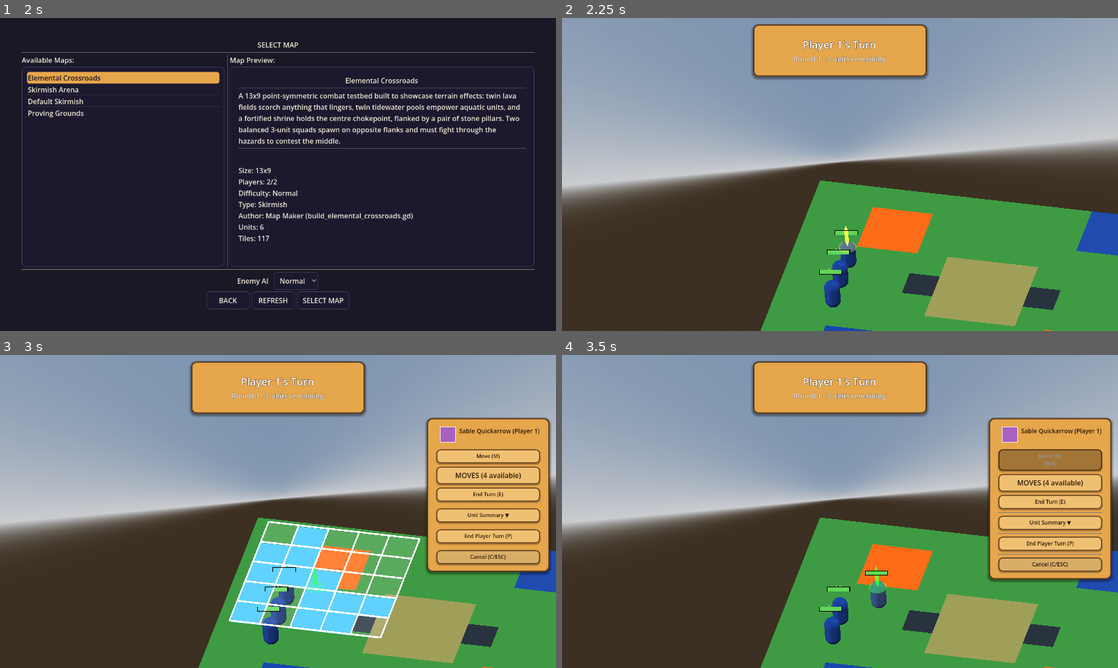
Above: before the commit, frames 1-4 (two rows, left to right).
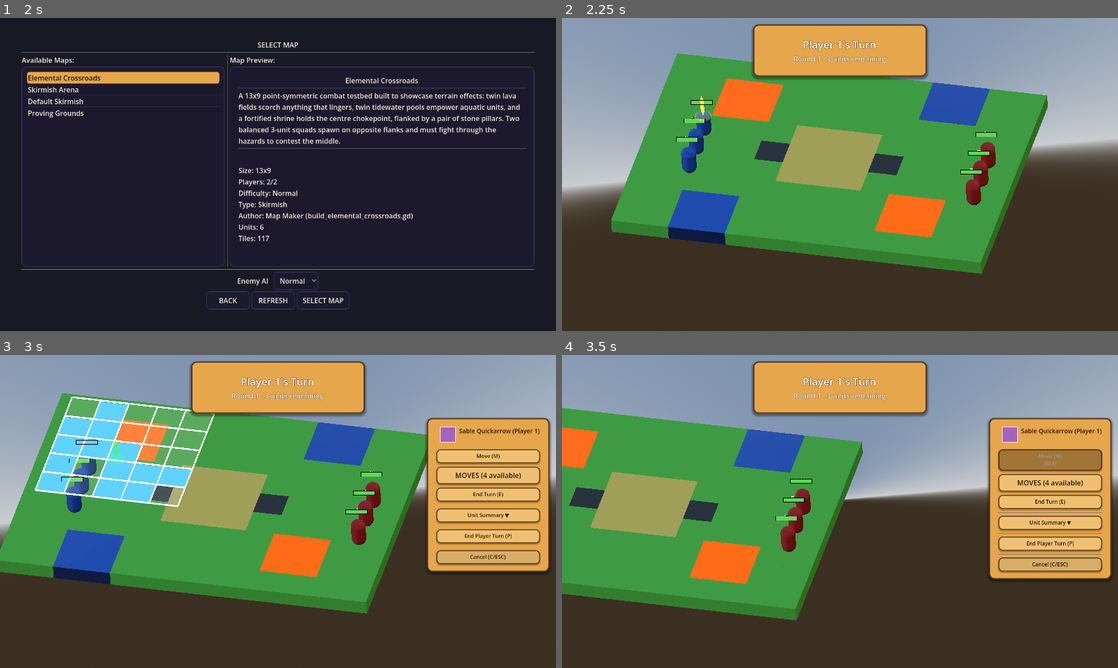
Above: after the commit, the same moments.

Repository: K-ennethA/Conquest
Game: Godot game, scene res://menus/MainMenu.tscn
Two runs of this game, one before a commit and one after it. Both use one fixed random seed, a clock stepped at 60 frames per second and the inputs below.
Inputs (mouse positions are in pixels of both pictures, inside the frame that each line leads up to):
- Up to frame 1 (2 s): click "Single Player" at 0.5 s; click "Traditional Turn System" at 1.25 s
- Up to frame 2 (2.25 s): click "SELECT MAP" at 2 s
- Up to frame 3 (3 s): tap Enter (ui_accept) at 2.75 s; move the mouse to (400, 495) at 2.77 s; hold Right (ui_right) from 2.78 s (still down); tap L at 2.85 s; click (400, 495) at 2.92 s
- Up to frame 4 (3.5 s): keep holding Right (ui_right); tap Enter (ui_accept) at 3.02 s; tap U at 3.05 s

Frame 1 is identical in both runs. In frame 2, 52% of the frame differs, in the area x 8-100%, y 11-100%; in frame 3, 56%, in the area x 0-100%, y 12-100%; in frame 4, 50%.

Commit message:
Camera control: RTS/FE-style pan, zoom, and fit-to-map
GameWorld's Camera3D was a fixed orthographic view (size 20) with no way to see or
navigate a larger board. New CameraController.gd (attached to the Camera3D, tilt and
projection untouched) adds:
- PAN across the ground (XZ) plane: WASD + arrow keys (smooth, delta-scaled, speed
  scaled by zoom), middle-mouse grab-drag, and optional screen-edge scroll (off by
  default). No rotation -- translates along the camera's ground-flattened axes.
- ZOOM: mouse wheel adjusts orthographic size, cursor-anchored (the ground point
  under the cursor stays put), clamped [6, 40].
- FIT-TO-MAP: on CombatServices.board_ready (each map load) it centers on the board
  and sets zoom so the whole map is visible; large maps raise the zoom ceiling so
  they still fit. Bounds come from the live Map/Tiles AABB (Grid.tres size is stale).
- CLAMP: keeps the camera's focus within the board + margin so you can't pan into the
  void. Never steals UI input (mouse handling in _unhandled_input + is_mouse_over_ui;
  keyboard pan suppressed while a text field has focus); cursor/selection untouched.

Boot clean; 249 passing / 3 failing (pre-existing MP-lobby).

Co-Authored-By: Claude Opus 4.8 <noreply@anthropic.com>

Diff:
--- /dev/null
+++ b/game/visuals/CameraController.gd
@@ -0,0 +1,362 @@
+extends Camera3D
+
+## RTS / Fire-Emblem style camera controller for the tactical board.
+##
+## Attached directly to the single [Camera3D] in GameWorld.tscn. It NEVER changes
+## the camera's tilt (basis) or projection type -- it only translates the camera
+## across the ground (XZ) plane (pan) and adjusts [member Camera3D.size] (zoom, the
+## camera is ORTHOGONAL). The camera therefore keeps its authored look/angle at all
+## times; only where it looks and how much it shows changes.
+##
+## Controls:
+##   * PAN   -- WASD and arrow keys (smooth, polled in [method _process]),
+##              middle-mouse drag (grab-drag), and optional screen-edge scroll.
+##   * ZOOM  -- mouse wheel (zooms toward the cursor), clamped to a sane range.
+##   * FIT   -- on [signal CombatServices.board_ready] (fires when a map finishes
+##              loading) the camera auto-centers on the board and zooms so the
+##              whole board is visible.
+##
+## Input hygiene: mouse handling lives in [method _unhandled_input] so any UI that
+## consumes the event wins first, and it additionally consults the HUD's
+## [code]is_mouse_over_ui()[/code] so wheel/drag never fire over a panel. Keyboard
+## pan is suppressed while a text field has focus. The controller only reads input;
+## it never calls [code]set_input_as_handled()[/code], so the existing cursor
+## (board/cursor/cursor.gd) and unit selection keep working unchanged.
+
+# --- Tunables ---------------------------------------------------------------
+
+## Ground units / second for keyboard pan (scaled by current zoom so it feels
+## consistent whether zoomed in or out).
+@export var keyboard_pan_speed: float = 18.0
+
+## World units the view shifts per pixel of middle-mouse drag is derived from the
+## zoom; this multiplier lets it be tuned. 1.0 = 1:1 grab feel at screen center.
+@export var drag_speed: float = 1.0
+
+## Mouse-wheel zoom: fraction of the current size added/removed per notch.
+@export var zoom_step: float = 0.12
+
+## Zoom clamp for the orthographic [member Camera3D.size]. The upper bound may be
+## raised at fit time for very large maps so the whole board stays visible.
+@export var zoom_min: float = 6.0
+@export var zoom_max: float = 40.0
+
+## Extra headroom around the board when fitting (1.0 = exact, 1.15 = 15% margin).
+@export var fit_margin: float = 1.18
+
+## How far (world units) past the board edge the view may be panned before it is
+## clamped back, so the player can nudge the edge into view but not fly into the void.
+@export var pan_edge_margin: float = 6.0
+
+## Screen-edge scroll (RTS style). Off by default: it can feel intrusive and moves
+## the camera whenever the pointer nears a window edge. Flip on to enable.
+@export var edge_scroll_enabled: bool = false
+@export var edge_scroll_margin_px: float = 24.0
+@export var edge_scroll_speed: float = 16.0
+
+# --- Internal state ---------------------------------------------------------
+
+## Ground-plane (XZ) basis derived once from the authored camera angle: the screen
+## "right" and screen "forward/up" directions flattened onto the board. Panning is
+## expressed in these so movement always tracks the visible axes without rotating.
+var _ground_right: Vector3 = Vector3.RIGHT
+var _ground_forward: Vector3 = Vector3.FORWARD
+
+## Board bounds on the XZ plane (world units) and their center, set by the fit.
+var _board_min: Vector2 = Vector2.ZERO
+var _board_max: Vector2 = Vector2.ZERO
+var _board_center: Vector3 = Vector3.ZERO
+var _has_bounds: bool = false
+
+## Effective upper zoom clamp (>= zoom_max; grows to fit oversized maps).
+var _zoom_max_runtime: float = 40.0
+
+## Reference size captured at fit, used to scale keyboard/edge pan by zoom.
+var _base_size: float = 20.0
+
+## Middle-mouse drag state.
+var _dragging: bool = false
+
+
+func _ready() -> void:
+	_zoom_max_runtime = zoom_max
+	_base_size = size
+	_capture_ground_basis()
+
+	# Fit whenever a map finishes loading and the live board is (re)built.
+	if CombatServices and not CombatServices.board_ready.is_connected(_on_board_ready):
+		CombatServices.board_ready.connect(_on_board_ready)
+
+	# If a board already exists (e.g. this node initialized after the first load),
+	# fit once on the next frame so tiles are settled in the tree.
+	if CombatServices and CombatServices.board() != null:
+		call_deferred("fit_to_map")
+
+
+## Flatten the authored camera axes onto the ground plane. Called once; the basis
+## never changes afterward because pan only translates the camera.
+func _capture_ground_basis() -> void:
+	var b := global_transform.basis
+	var right := Vector3(b.x.x, 0.0, b.x.z)
+	if right.length() > 0.0001:
+		_ground_right = right.normalized()
+	var fwd := -b.z  # camera looks down -Z
+	var fwd_flat := Vector3(fwd.x, 0.0, fwd.z)
+	if fwd_flat.length() > 0.0001:
+		_ground_forward = fwd_flat.normalized()
+
+
+# --- Fit to map -------------------------------------------------------------
+
+func _on_board_ready() -> void:
+	# Defer one frame: board_ready can fire in the same frame the tiles are added.
+	call_deferred("fit_to_map")
+
+
+## Center on the board and choose a zoom that shows the whole thing. Only the
+## camera's XZ position and orthographic size change; the tilt is preserved.
+func fit_to_map() -> void:
+	if not _compute_board_bounds():
+		return
+
+	var world_w: float = _board_max.x - _board_min.x
+	var world_d: float = _board_max.y - _board_min.y
+
+	var vp: Vector2 = get_viewport().get_visible_rect().size
+	var aspect: float = 1.777
+	if vp.y > 0.0:
+		aspect = vp.x / vp.y
+
+	# Orthographic size (KEEP_HEIGHT) = vertical world span. The tilted board maps
+	# its X extent to ~screen-horizontal and its Z (depth) to ~screen-vertical.
+	# Cover both: vertically we need the depth; horizontally we need width/aspect.
+	# Foreshortening only reveals MORE depth, so ignoring it is conservative (safe).
+	var need_vertical: float = world_d
+	var need_horizontal: float = world_w / maxf(aspect, 0.001)
+	var target: float = maxf(need_vertical, need_horizontal) * fit_margin
+
+	# Allow the fit to exceed the normal wheel ceiling for large maps so the whole
+	# board is always visible; the raised ceiling then applies to wheel zoom too.
+	_zoom_max_runtime = maxf(zoom_max, target)
+	size = clampf(target, zoom_min, _zoom_max_runtime)
+	_base_size = size
+
+	# Recenter so the camera's center ray meets the ground at the board center.
+	_move_focus_to(Vector3(_board_center.x, 0.0, _board_center.z))
+
+
+## Derive the board's XZ bounds from the live tiles under "Map/Tiles". Each tile is
+## a 2x2 world-unit cell whose origin sits at (col*2, 0, row*2); we take the AABB of
+## the tile origins and expand by one unit on each side to include the cell footprint.
+## Falls back to the Grid resource if no tiles are present.
+func _compute_board_bounds() -> bool:
+	var tiles := _find_tiles_container()
+	var min_x := INF
+	var min_z := INF
+	var max_x := -INF
+	var max_z := -INF
+	var count := 0
+
+	if tiles:
+		for child in tiles.get_children():
+			if child is Node3D:
+				var p: Vector3 = child.position
+				min_x = minf(min_x, p.x)
+				min_z = minf(min_z, p.z)
+				max_x = maxf(max_x, p.x)
+				max_z = maxf(max_z, p.z)
+				count += 1
+
+	if count > 0:
+		# Tile origins are the cell's near corner; each cell spans 2 units, so the
+		# far edge is +2 and the whole board runs from the first origin to last+2.
+		_board_min = Vector2(min_x, min_z)
+		_board_max = Vector2(max_x + 2.0, max_z + 2.0)
+		_board_center = Vector3((_board_min.x + _board_max.x) * 0.5, 0.0,
+			(_board_min.y + _board_max.y) * 0.5)
+		_has_bounds = true
+		return true
+
+	# Fallback: use the shared Grid (col=X, row=Z; cell 2x2). May be stale but keeps
+	# the fit sane if the tiles could not be read.
+	if CombatServices and CombatServices.GRID:
+		var g = CombatServices.GRID
+		var w: float = g.size.x * g.cell_size.x
+		var d: float = g.size.z * g.cell_size.z
+		_board_min = Vector2(0.0, 0.0)
+		_board_max = Vector2(w, d)
+		_board_center = Vector3(w * 0.5, 0.0, d * 0.5)
+		_has_bounds = true
+		return true
+
+	return false
+
+
+func _find_tiles_container() -> Node:
+	var scene := get_tree().current_scene
+	if scene == null:
+		return null
+	return scene.get_node_or_null("Map/Tiles")
+
+
+# --- Per-frame keyboard + edge pan ------------------------------------------
+
+func _process(delta: float) -> void:
+	var dir := Vector3.ZERO
+
+	if not _text_field_has_focus():
+		if Input.is_key_pressed(KEY_A) or Input.is_key_pressed(KEY_LEFT):
+			dir -= _ground_right
+		if Input.is_key_pressed(KEY_D) or Input.is_key_pressed(KEY_RIGHT):
+			dir += _ground_right
+		if Input.is_key_pressed(KEY_W) or Input.is_key_pressed(KEY_UP):
+			dir += _ground_forward
+		if Input.is_key_pressed(KEY_S) or Input.is_key_pressed(KEY_DOWN):
+			dir -= _ground_forward
+
+	if edge_scroll_enabled:
+		dir += _edge_scroll_dir()
+
+	if dir != Vector3.ZERO:
+		# Scale by zoom so a keypress covers a consistent fraction of the view.
+		var zoom_scale: float = size / maxf(_base_size, 0.001)
+		global_position += dir.normalized() * keyboard_pan_speed * zoom_scale * delta
+		_clamp_to_board()
+
+
+## Screen-edge scroll direction (zero unless the pointer is near a window edge, the
+## window is focused, and the pointer is not over the HUD).
+func _edge_scroll_dir() -> Vector3:
+	if not get_window().has_focus():
+		return Vector3.ZERO
+	var mp: Vector2 = get_viewport().get_mouse_position()
+	var vp: Vector2 = get_viewport().get_visible_rect().size
+	if mp.x < 0.0 or mp.y < 0.0 or mp.x > vp.x or mp.y > vp.y:
+		return Vector3.ZERO
+	if _is_mouse_over_ui(mp):
+		return Vector3.ZERO
+
+	var d := Vector3.ZERO
+	var m := edge_scroll_margin_px
+	var s := edge_scroll_speed / maxf(keyboard_pan_speed, 0.001)
+	if mp.x < m:
+		d -= _ground_right * s
+	elif mp.x > vp.x - m:
+		d += _ground_right * s
+	if mp.y < m:
+		d += _ground_forward * s
+	elif mp.y > vp.y - m:
+		d -= _ground_forward * s
+	return d
+
+
+# --- Mouse: wheel zoom + middle-drag pan ------------------------------------
+# In _unhandled_input so UI that consumes the event takes priority.
+
+func _unhandled_input(event: InputEvent) -> void:
+	if event is InputEventMouseButton:
+		var mb := event as InputEventMouseButton
+		match mb.button_index:
+			MOUSE_BUTTON_WHEEL_UP:
+				if mb.pressed and not _is_mouse_over_ui(mb.position):
+					_zoom_at(mb.position, 1.0 - zoom_step)
+			MOUSE_BUTTON_WHEEL_DOWN:
+				if mb.pressed and not _is_mouse_over_ui(mb.position):
+					_zoom_at(mb.position, 1.0 + zoom_step)
+			MOUSE_BUTTON_MIDDLE:
+				if mb.pressed and not _is_mouse_over_ui(mb.position):
+					_dragging = true
+				else:
+					_dragging = false
+		return
+
+	if event is InputEventMouseMotion and _dragging:
+		var mm := event as InputEventMouseMotion
+		var vp_h: float = get_viewport().get_visible_rect().size.y
+		if vp_h <= 0.0:
+			return
+		# World units per screen pixel at the view center (orthographic, KEEP_HEIGHT).
+		var wpp: float = (size / vp_h) * drag_speed
+		# Grab-drag: the ground follows the cursor, so the camera moves opposite to
+		# the mouse in world space. (Signs are easily flipped if the feel is inverted.)
+		var move := _ground_right * (-mm.relative.x) + _ground_forward * (mm.relative.y)
+		global_position += move * wpp
+		_clamp_to_board()
+
+
+## Zoom by [param factor] (<1 zooms in, >1 out) while keeping the ground point under
+## [param screen_pos] fixed on screen (cursor-anchored zoom).
+func _zoom_at(screen_pos: Vector2, factor: float) -> void:
+	var before = _ground_point_at(screen_pos)  # Vector3 or null (untyped)
+	size = clampf(size * factor, zoom_min, _zoom_max_runtime)
+	var after = _ground_point_at(screen_pos)
+	if before != null and after != null:
+		var delta: Vector3 = before - after
+		global_position += Vector3(delta.x, 0.0, delta.z)
+	_clamp_to_board()
+
+
+# --- Ground-plane helpers ---------------------------------------------------
+
+## World point where the ray through [param screen_pos] meets the y=0 plane, or null.
+func _ground_point_at(screen_pos: Vector2):
+	var origin := project_ray_origin(screen_pos)
+	var normal := project_ray_normal(screen_pos)
+	if absf(normal.y) < 0.00001:
+		return null
+	var t: float = -origin.y / normal.y
+	if t < 0.0:
+		return null
+	return origin + normal * t
+
+
+## World point where the camera's CENTER ray meets the y=0 plane (the focus point).
+func _camera_focus_ground() -> Vector3:
+	var o := global_position
+	var d := -global_transform.basis.z
+	if absf(d.y) < 0.00001:
+		return Vector3(o.x, 0.0, o.z)
+	var t: float = -o.y / d.y
+	return o + d * t
+
+
+## Translate the camera so its focus lands on [param target] (XZ only; y unchanged).
+func _move_focus_to(target: Vector3) -> void:
+	var focus := _camera_focus_ground()
+	global_position += Vector3(target.x - focus.x, 0.0, target.z - focus.z)
+
+
+## Keep the focus point within the board bounds (plus [member pan_edge_margin]).
+func _clamp_to_board() -> void:
+	if not _has_bounds:
+		return
+	var focus := _camera_focus_ground()
+	var min_x: float = _board_min.x - pan_edge_margin
+	var max_x: float = _board_max.x + pan_edge_margin
+	var min_z: float = _board_min.y - pan_edge_margin
+	var max_z: float = _board_max.y + pan_edge_margin
+	var cx: float = clampf(focus.x, min_x, max_x)
+	var cz: float = clampf(focus.z, min_z, max_z)
+	global_position += Vector3(cx - focus.x, 0.0, cz - focus.z)
+
+
+# --- Input hygiene ----------------------------------------------------------
+
+## True when the pointer is over the HUD, consulting the layout manager's helper.
+func _is_mouse_over_ui(pos: Vector2) -> bool:
+	var scene := get_tree().current_scene
+	if scene == null:
+		return false
+	var ui_layout := scene.get_node_or_null("UI/GameUILayout")
+	if ui_layout and ui_layout.has_method("is_mouse_over_ui"):
+		return bool(ui_layout.is_mouse_over_ui(pos))
+	return false
+
+
+## True when a text-entry control has focus, so keyboard pan doesn't eat typing.
+func _text_field_has_focus() -> bool:
+	var vp := get_viewport()
+	if vp == null:
+		return false
+	var focused := vp.gui_get_focus_owner()
+	return focused is LineEdit or focused is TextEdit
--- a/game/world/GameWorld.tscn
+++ b/game/world/GameWorld.tscn
@@ -17,6 +17,7 @@
 [ext_resource type="PackedScene" path="res://game/ui/layout/GameUILayout.tscn" id="17"]
 [ext_resource type="Script" path="res://game/visuals/debug_movement_range.gd" id="18"]
 [ext_resource type="Script" path="res://game/visuals/TargetingVisualizer.gd" id="21_tviz"]
+[ext_resource type="Script" path="res://game/visuals/CameraController.gd" id="22_camctl"]
 
 [sub_resource type="ProceduralSkyMaterial" id="ProceduralSkyMaterial_1"]
 sky_horizon_color = Color(0.662243, 0.671743, 0.686743, 1)
@@ -43,6 +44,7 @@
 transform = Transform3D(0.965926, -0.109742, 0.234401, -0.0669873, 0.768796, 0.635976, -0.25, -0.630008, 0.735248, 6.06131, 16.6379, 16.8551)
 projection = 1
 size = 20.0
+script = ExtResource("22_camctl")
 
 [node name="UnitVisualManager" type="Node" parent="."]
 script = ExtResource("6")
Not shown, added: game/visuals/CameraController.gd.uid
Not shown: 1 places in game/world/GameWorld.tscn that only renumber resources
